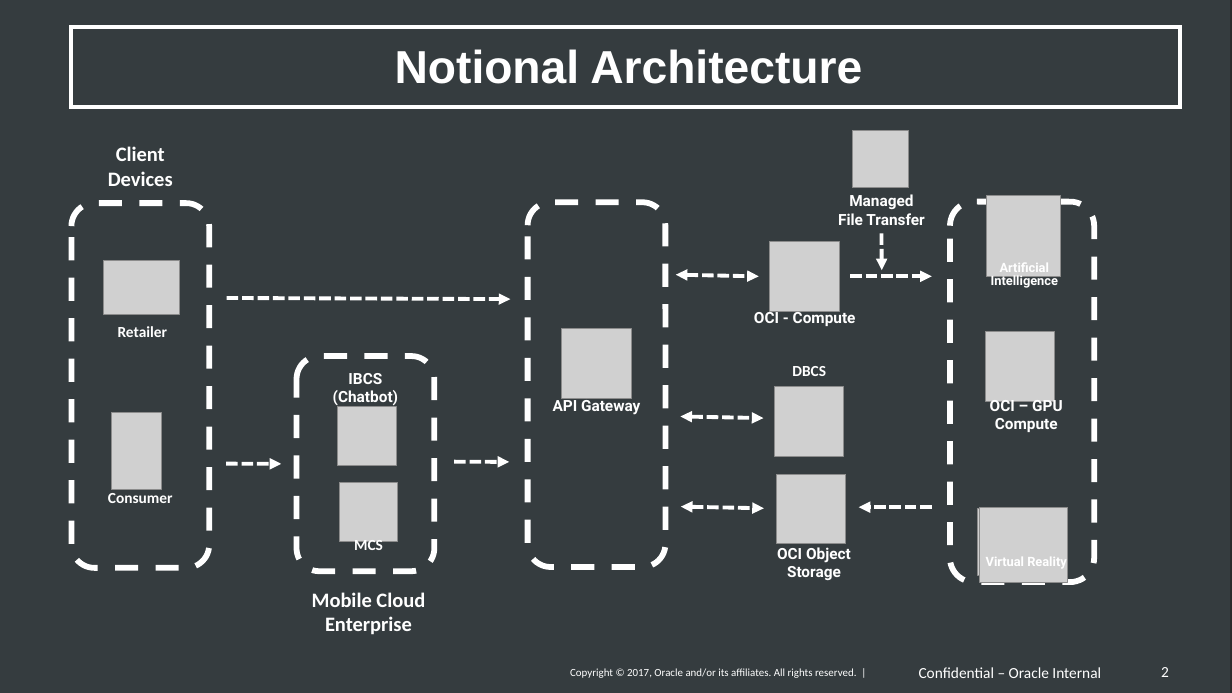
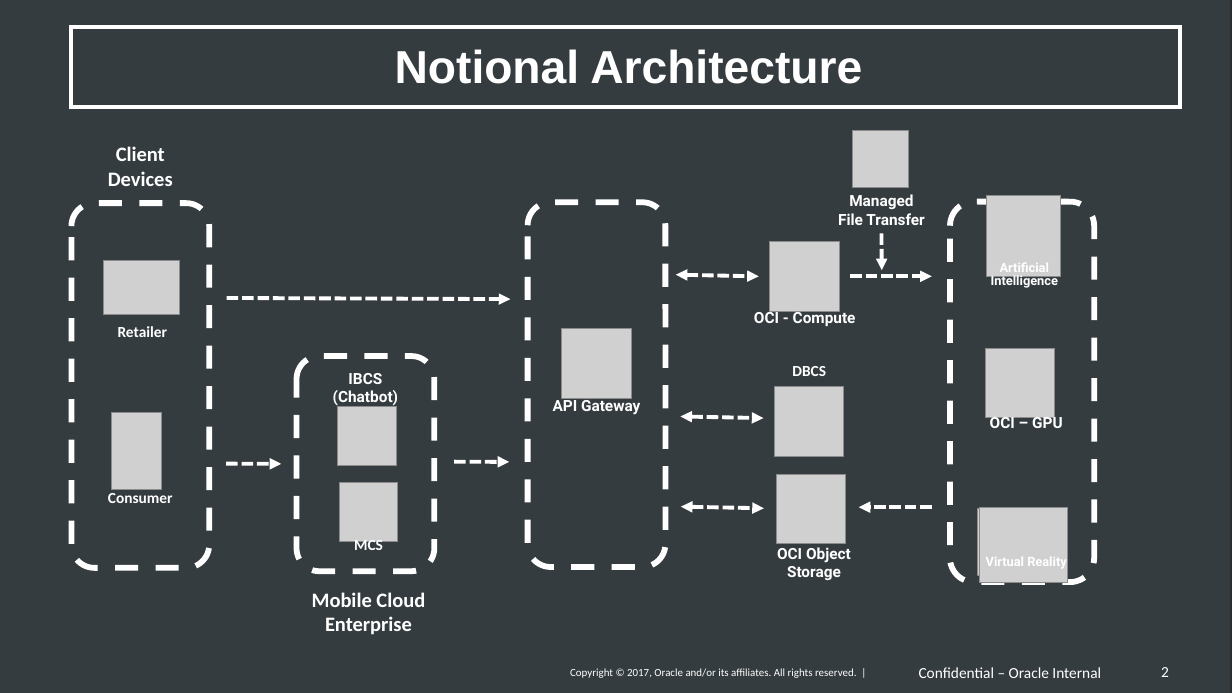
Before and after one commit to ndc466/retail-app, a slide deck: slide 2 of resources/Notional Architecture.pptx. Drawn at 1232x693 pixels with LibreOffice and Linux fonts; fonts in the diff are those of the drawing; grey boxes stand for pictures; background and template pictures are left out; a plain dark background stands for a picture behind light text. Boxes give left, top, right and bottom in pixels: in the first picture for what was removed or moved away, otherwise in the second. Text is boxed around its words. In the diff, an @@ line names an element or a change of style, - is before the commit and + after.

```diff
--- a/resources/Notional Architecture.pptx
+++ b/resources/Notional Architecture.pptx
@@ picture: place and size @@
-picture at <box>986,332,1055,401</box>
+picture at <box>986,348,1055,418</box>
@@ text at <box>990,414,1063,432</box>: text changed @@
-OCI – GPU Compute
+OCI – GPU
```
Also in this commit, not shown: 1 other slide changed, 1 slide added, 4 other files.
